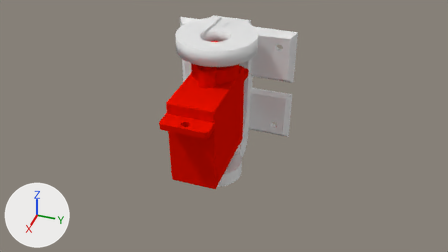
The Blender file blend/ActiveCardanHinge_Servo_Holder_TSS-11HGB.blend: old version first, new version second.
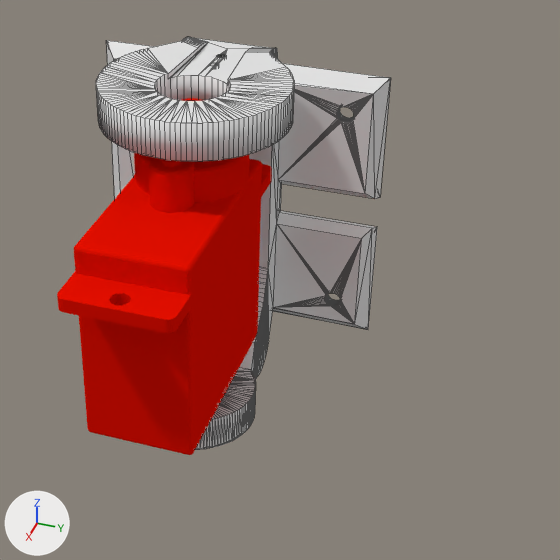
There are two pictures of each version: one from the file's camera 'Camera', one close up on the part from 30% to 82% of the width and 0% to 92% of the height. The lights are fixed; the arrows at lower left show +X, +Y and +Z. The close-ups show mesh edges as thin lines.

Objects in the first close-up: 'bracket', 'servo'.
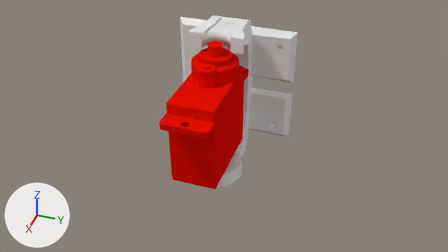
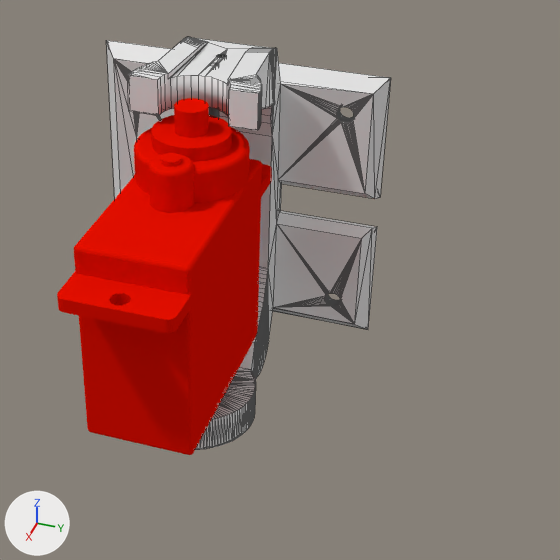
Commit message: bracket update
no bending required any more to insert the servo

Where the change shows, as pixel boxes [x1, y1, x2, y2] in the close-ups (560 x 560 px; the box of a moved part takes in the faces that stretch with it):
'bracket', reshaped, modifiers changed: before [96, 37, 391, 449]; after [106, 37, 391, 449]
part 1 of me_activehinge_frame, moved or reshaped: before [96, 41, 294, 161]; after [128, 41, 275, 129]

The change in detail:
me_activehinge_frame is used by ob_bracket; location (-17.3, 6.0, -5.2); rotation (4.712, 0.0, 0.0), in degrees (270, 0, 0).
me_activehinge_frame had 1126 vertices, 2025 faces and spanned x -17.5..8.9, y -39.0..3.7, z -17.0..17.0.
me_activehinge_frame now has 1126 vertices, 2025 faces and spans x -17.5..6.9, y -39.0..3.7, z -17.0..17.0.
me_activehinge_frame part 1: 182 of 1126 vertices moved; they spanned x -8.6..8.9, y -39.0..-34.1, z -10.0..10.0 and now span x -7.9..6.8, y -39.0..-34.1, z -7.0..7.0; mean shift (0.0, 0.0, 0.0); largest move (-7.6, -35.0, 7.7) -> (-4.6, -35.0, 5.4).
Mesh me_cube is new.
It is a box spanning x -1.0..2.67, y -1.0..1.0, z -1.0..1.0.
Object 'bracket' (ob_bracket) gains a BOOLEAN modifier named 'Boolean.002'.
Modifier setting: object = ob_top_remover.
Modifier setting: solver = 'FLOAT'.
Object 'top_remover' (ob_top_remover) is new; it shows me_cube.
Its location is (-14.38, 6.0, 31.76).
Its scale is (3.0, 12.0, 3.0).
Its hide viewport is True.
